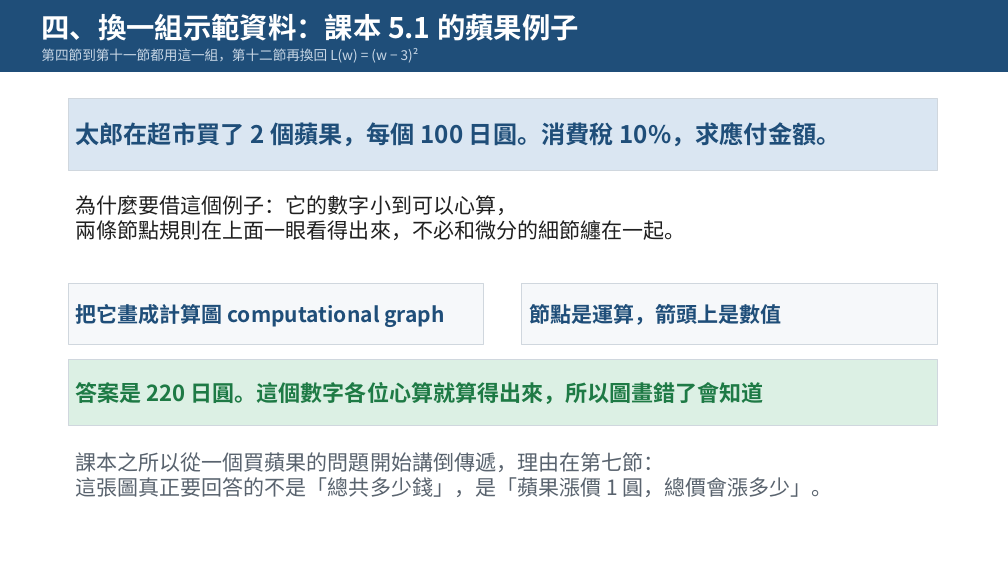
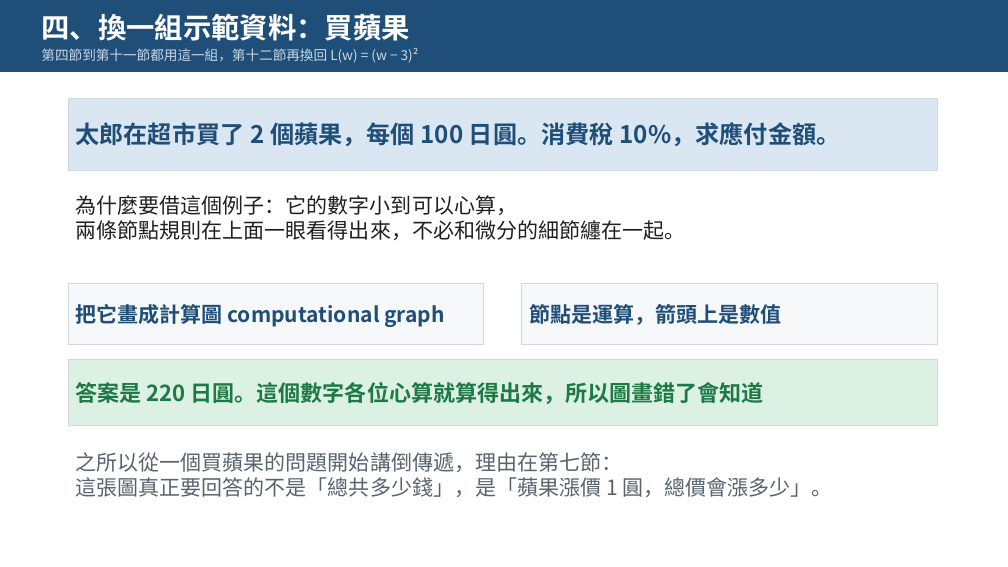
Before and after one commit to pychang-ai/115-1_DLMA, a slide deck: slide 6 of topics/backprop/課外主題_倒傳遞演算法.pptx. Drawn at 1008x567 pixels with LibreOffice and Linux fonts; fonts in the diff are those of the drawing. Boxes give left, top, right and bottom in pixels: in the first picture for what was removed or moved away, otherwise in the second. Text is boxed around its words. In the diff, an @@ line names an element or a change of style, - is before the commit and + after.

```diff
--- a/topics/backprop/課外主題_倒傳遞演算法.pptx
+++ b/topics/backprop/課外主題_倒傳遞演算法.pptx
@@ text at <box>41,13,410,41</box>: text changed @@
-四、換一組示範資料：課本 5.1 的蘋果例子
+四、換一組示範資料：買蘋果
@@ text at <box>75,452,622,472</box>: text changed @@
-課本之所以從一個買蘋果的問題開始講倒傳遞，理由在第七節：
+之所以從一個買蘋果的問題開始講倒傳遞，理由在第七節：
```
Also in this commit, not shown: 12 other slides changed, 23 other files.
